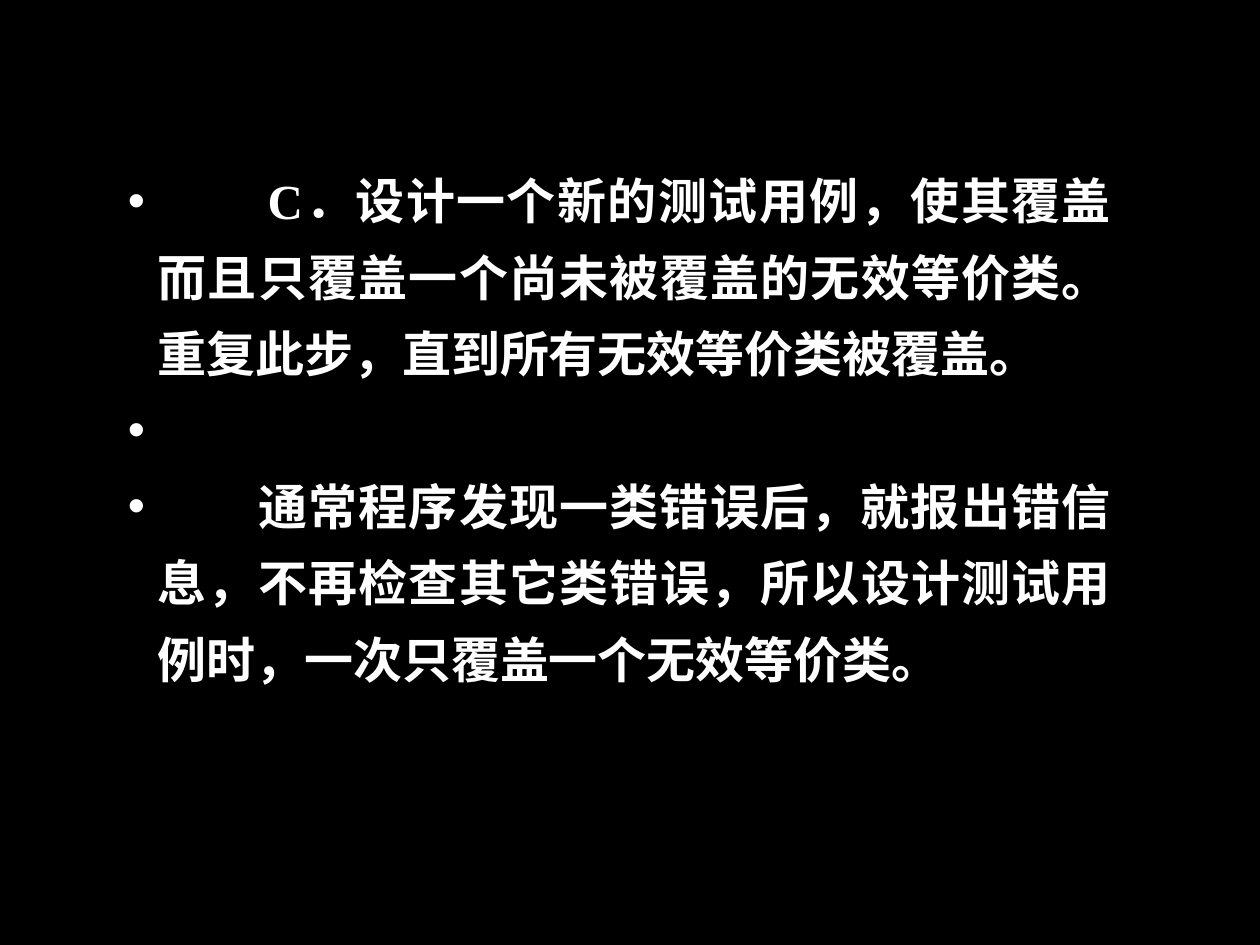
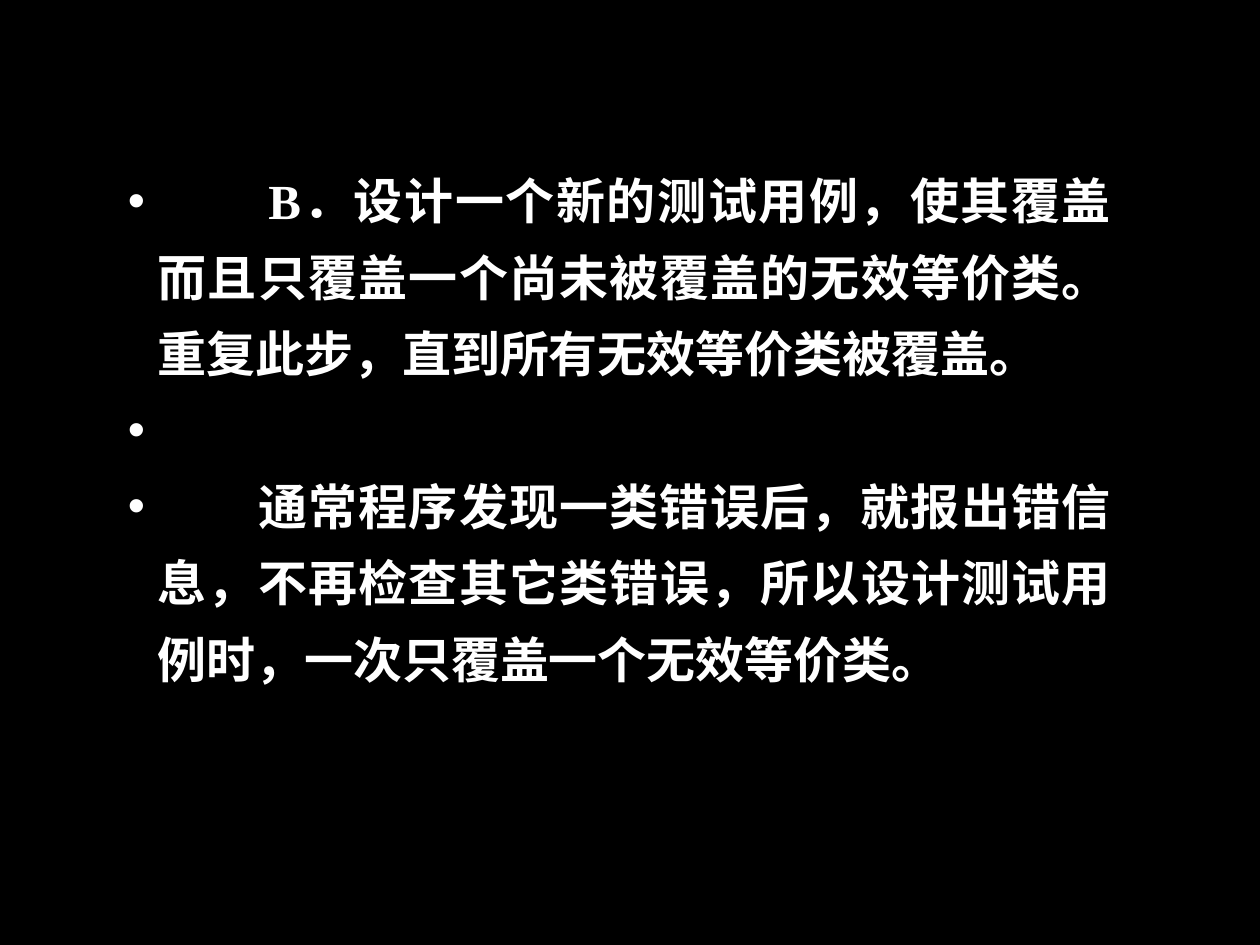
Before and after one commit to zucccxy/project, a slide deck: slide 80 of 翻转课堂PPT.ppt. Drawn at 1260x945 pixels with LibreOffice and Linux fonts; fonts in the diff are those of the drawing; background and template pictures are left out. Boxes give left, top, right and bottom in pixels: in the first picture for what was removed or moved away, otherwise in the second. Text is boxed around its words. In the diff, an @@ line names an element or a change of style, - is before the commit and + after.

```diff
--- a/翻转课堂PPT.ppt
+++ b/翻转课堂PPT.ppt
@@ text at bbox=[158, 181, 1111, 379]: text changed @@
-• C．设计一个新的测试用例，使其覆盖而且只覆盖一个尚未被覆盖的无效等价类。重复此步，直到所有无效等价类被覆盖。
+• B．设计一个新的测试用例，使其覆盖而且只覆盖一个尚未被覆盖的无效等价类。重复此步，直到所有无效等价类被覆盖。
```
Also in this commit, not shown: 2 other slides changed, 12 slides removed.
